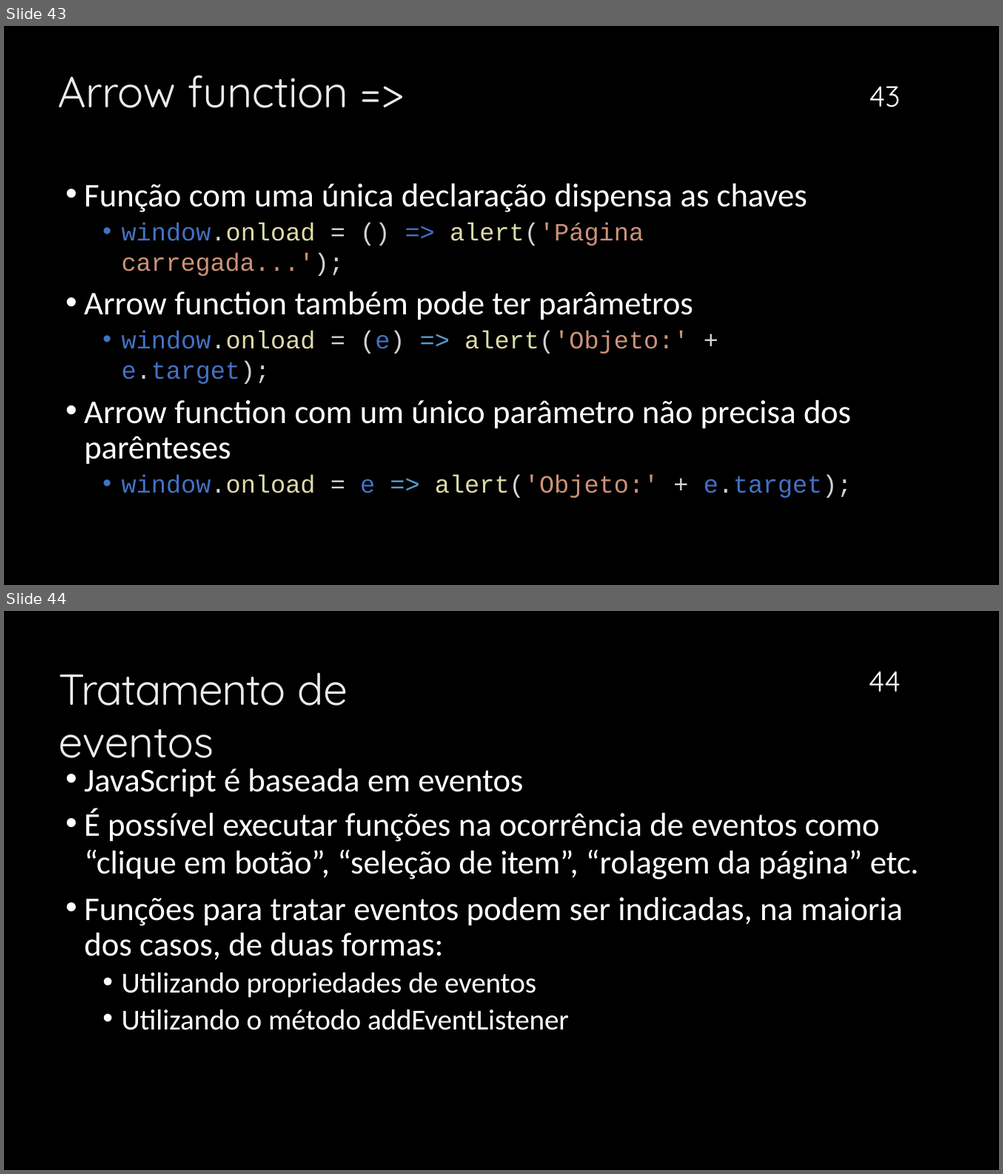
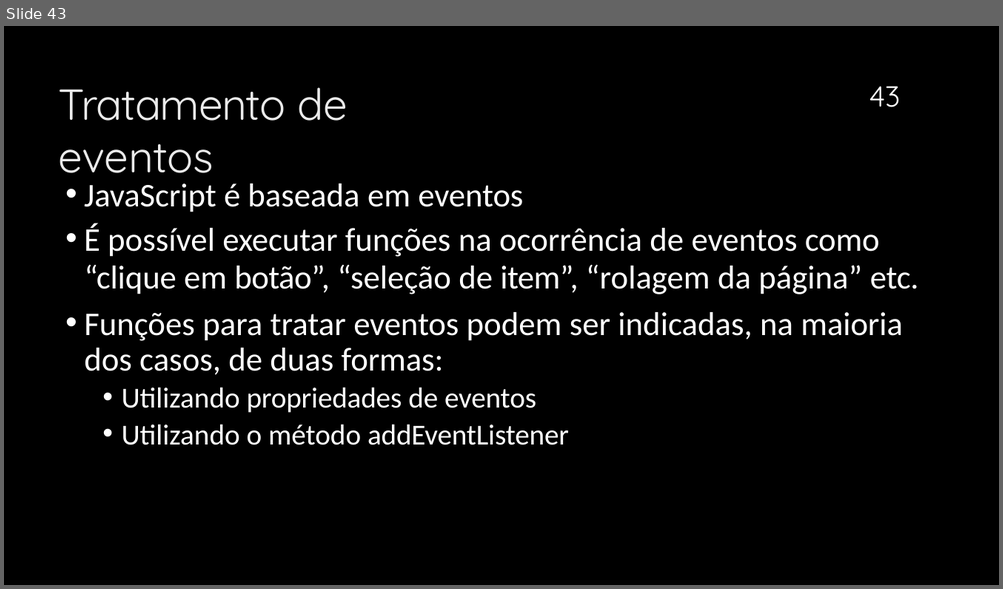
Before and after one commit to mizaelcarlos/Infonet---3-Ano-2025, a slide deck: Programação Client-Side/JavaScript.pptx. Shown one above the other, each under a label of ours: slides 43 and 44 before the commit, slide 43 after it. The pictures are 1003x1174 and 1003x589 pixels, drawn with LibreOffice and Linux fonts; fonts in the diff are those of the drawing; background and template pictures are left out. Boxes give left, top, right and bottom in pixels: in the first picture for what was removed or moved away, otherwise in the second. Text is boxed around its words. In the diff, an @@ line names an element or a change of style, - is before the commit and + after.

Commit message:
Atualizações slide

```diff
--- a/Programação Client-Side/JavaScript.pptx
+++ b/Programação Client-Side/JavaScript.pptx
@@ slide 43 removed at [4, 26, 999, 585], background picture (left out) @@
@@ title removed at [58, 75, 348, 108] @@
-Arrow function =>
@@ page number removed at [869, 86, 900, 107] @@
-43
@@ text removed at [84, 184, 852, 498] @@
-• Função com uma única declaração dispensa as chaves
-  • window.onload = () => alert('Página carregada...');
-• Arrow function também pode ter parâmetros
-  • window.onload = (e) => alert('Objeto:' + e.target);
-• Arrow function com um único parâmetro não precisa dos parênteses
-  • window.onload = e => alert('Objeto:' + e.target);
@@ what was slide 44 is now slide 43 @@
@@ page number at [869, 86, 900, 107]: text changed @@
-44
+43
```
Also in this commit, not shown: 1 other file.
